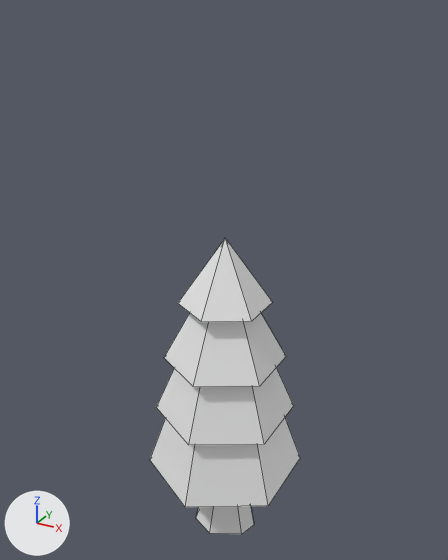
What one commit did to the Blender file raw/meshes/tree_pine.blend.
The view is the same before and after, from a 50 mm lens placed at (5.61, -9.82, 11.16), pointed at (-0.16, 0.66, 5.92). The lights are fixed; the arrows at lower left show +X, +Y and +Z. Mesh edges are drawn as thin lines.

The scene before the commit, as lines of its bpy script (objects in view):
```python
me_cylinder = bpy.data.meshes.new('Cylinder')
me_cylinder.from_pydata(...)  # 52 vertices, 45 faces; spans x -1.53..1.53, y -1.33..2.2, z -0.93..0.73
ob_cylinder = bpy.data.objects.new('Cylinder', me_cylinder)
ob_cylinder.location = (0.0, 0.0, 3.8)
ob_cylinder.scale = (1.0, 1.0, 4.31)
```
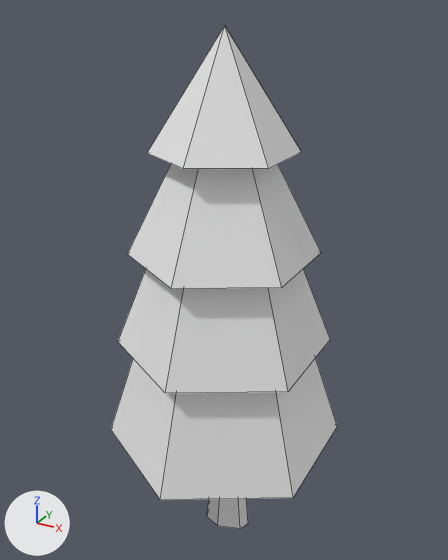
Diff of the bpy script that builds the scene:
```diff
--- a/raw/meshes/tree_pine.blend.py
+++ b/raw/meshes/tree_pine.blend.py
@@ me_cylinder @@
 me_cylinder.from_pydata(...)  # 52 vertices, 45 faces; spans x -1.53..1.53, y -1.33..2.2, z -0.93..0.73
 # used by ob_cylinder; location = (0.0, 0.0, 3.8); scale = (1.0, 1.0, 4.31)
+# me_cylinder part 1: the loose piece of 24 vertices spanning x -0.64..0.79, y -0.31..1.21, z -0.93..0.05 is scaled about its middle by (0.738, 0.586, 1.55), then moved by (0.03, 0.0, 0.26)
+# me_cylinder part 2: the loose piece of 7 vertices spanning x -1.53..1.53, y -1.33..2.2, z -0.54..0.62 is scaled about its middle by (1.47, 1.47, 1.55), then moved by (-0.02, 0.0, 0.52)
+# me_cylinder part 3: the loose piece of 7 vertices spanning x -1.34..1.34, y -1.11..1.99, z -0.2..0.64 is scaled about its middle by (1.47, 1.47, 1.55), then moved by (-0.02, 0.0, 0.62)
+# me_cylinder part 4: the loose piece of 7 vertices spanning x -1.15..1.15, y -0.89..1.76, z 0.1..0.66 is scaled about its middle by (1.47, 1.47, 1.55), then moved by (-0.02, 0.0, 0.71)
+# me_cylinder part 5: the loose piece of 7 vertices spanning x -0.86..0.86, y -0.55..1.43, z 0.4..0.73 is scaled about its middle by (1.47, 1.47, 1.55), then moved by (-0.02, 0.0, 0.82)
```

What differs and where, as boxes [x1, y1, x2, y2] in the pictures (448 x 560 px; the box of a moved part takes in the faces that stretch with it):
'Cylinder', reshaped (50% wider, 70% taller): before [150, 238, 300, 534]; after [111, 25, 337, 529]
part 1 of me_cylinder, moved or reshaped: before [196, 506, 254, 534]; after [207, 499, 248, 529]
part 2 of me_cylinder, moved or reshaped: before [150, 418, 300, 507]; after [111, 358, 337, 500]
part 3 of me_cylinder, moved or reshaped: before [156, 368, 294, 445]; after [118, 269, 330, 393]
part 4 of me_cylinder, moved or reshaped: before [164, 313, 286, 387]; after [127, 164, 321, 289]
part 5 of me_cylinder, moved or reshaped: before [178, 238, 272, 322]; after [147, 25, 302, 169]
